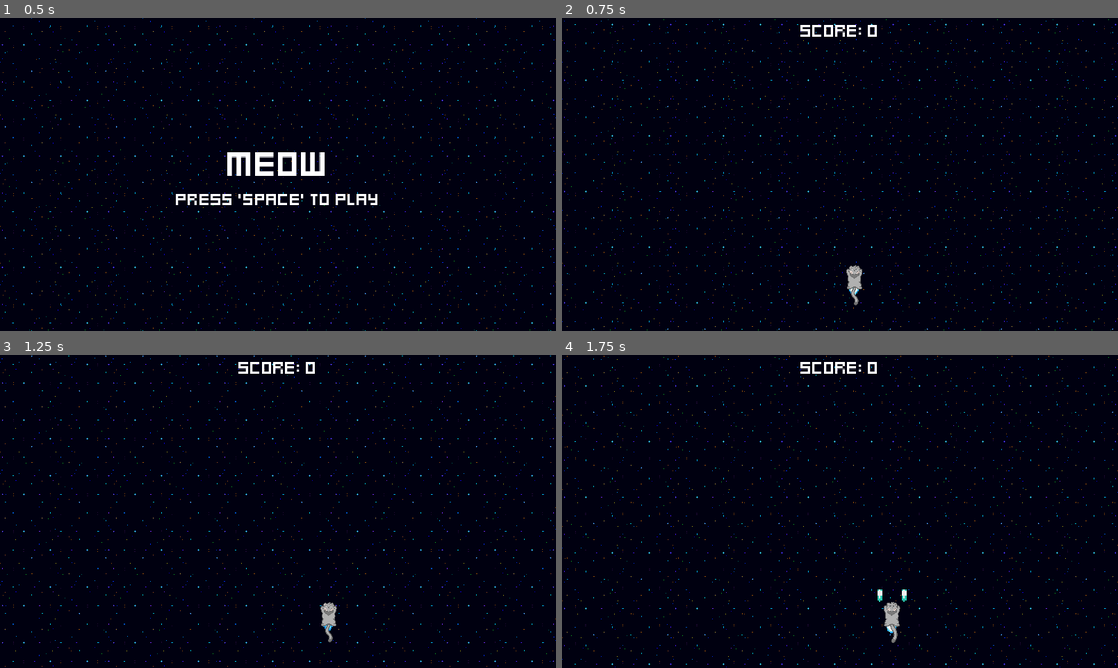
Above: before the commit, frames 1-4 (two rows, left to right).
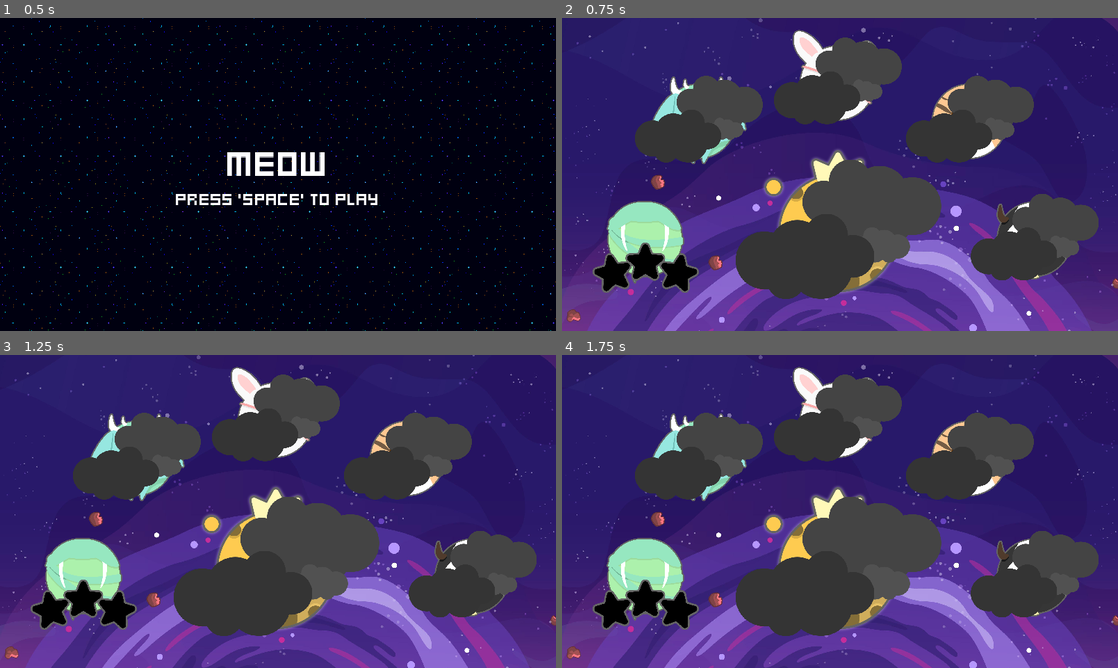
Above: after the commit, the same moments.

Repository: atomjin/2dRocket
Game: Godot game, scene res://menus/menu.tscn
The game is run twice, just before and just after one commit, with the same random seed, the same clock (stepped at 60 frames per second) and the same inputs.
Inputs (mouse positions are in pixels of both pictures, inside the frame that each line leads up to):
- Up to frame 1 (0.5 s): no input
- Up to frame 2 (0.75 s): tap Space at 0.5 s; move the mouse to (962, 158) at 0.52 s; hold Right (ui_right) from 0.53 s (still down); tap Enter (ui_accept) at 0.6 s; click (962, 158) at 0.67 s
- Up to frame 3 (1.25 s): keep holding Right (ui_right); tap Enter (ui_accept) at 0.77, 1.07 s
- Up to frame 4 (1.75 s): release Right (ui_right) at 1.25 s; drag from (728, 527) to (890, 614) at 1.27 s

Frame 1 is identical in both runs. In frame 2, 99% of the frame differs, in the area x 0-100%, y 0-100%; in frame 3, 99%; in frame 4, 99%.

Commit message:
-config stats component
-config stats component

Diff:
--- a/components/score_component.gd
+++ b/components/score_component.gd
@@ -7,8 +7,8 @@
 @export var game_stats: GameStats
 
 # Export the amount the score should be adjusted
-@export var adjust_amount = 5
-
+#@export var adjust_amount = 5
+@export var adjust_amount = int(randf_range(300, 500))
 # This is the function that we call to activate this component. By default it will
 # Use the adjust_amount when called but we could optionally pass in a different amount.
 func adjust_score(amount: int = adjust_amount):
--- a/menus/menu.gd
+++ b/menus/menu.gd
@@ -2,4 +2,4 @@
 
 func _process(delta: float) -> void:
 	if Input.is_action_just_pressed("ui_accept"):
-		get_tree().change_scene_to_file("res://world.tscn")
+		get_tree().change_scene_to_file("res://stage_selector.tscn")
--- a/pause_menu.gd
+++ b/pause_menu.gd
@@ -2,7 +2,6 @@
 
 
 @onready var world: Node2D = $".." as Node2D
-
 
 
 func _on_resume_pressed() -> void:
@@ -10,4 +9,16 @@
 
 
 func _on_quit_pressed() -> void:
-	get_tree().quit()
+	cleanup()
+	get_tree().change_scene_to_file("res://stage_selector.tscn")
+	world.queue_free()
+
+	#ship.queue_free()
+	#world.pauseMenu()
+
+func cleanup():
+	for child in get_children():
+		if child is Node:  # Ensure it's a Node
+			child.queue_free()  # Remove the child node from the scene
+
+	print("All nodes cleared from the current scene.")
--- a/player_ship/ship.tscn
+++ b/player_ship/ship.tscn
@@ -177,6 +177,7 @@
 scene = ExtResource("8_pm86s")
 
 [node name="FireRateTimer" type="Timer" parent="."]
+wait_time = 0.8
 autostart = true
 
 [node name="ScaleComponent" type="Node" parent="." node_paths=PackedStringArray("sprite")]
--- a/player_ship/ship_move_stats.tres
+++ b/player_ship/ship_move_stats.tres
@@ -4,4 +4,4 @@
 
 [resource]
 script = ExtResource("1_kucqh")
-speed = 250
+speed = 1000
--- a/projectile/laser.tscn
+++ b/projectile/laser.tscn
@@ -20,7 +20,7 @@
 [node name="MoveComponent" type="Node" parent="." node_paths=PackedStringArray("actor")]
 script = ExtResource("2_a21mu")
 actor = NodePath("..")
-velocity = Vector2(0, -175)
+velocity = Vector2(0, -5000)
 
 [node name="VisibleOnScreenNotifier2D" type="VisibleOnScreenNotifier2D" parent="."]
 position = Vector2(0, 1)
--- a/world.gd
+++ b/world.gd
@@ -4,25 +4,28 @@
 
 @onready var ship: Node2D = $Ship
 @onready var score_label: Label = $ScoreLabel
-@onready var world: Node2D = $"."
 @onready var pause_menu: Control = $PauseMenu
 
 var paused = false
+var current_score: int = 0  # Track the animated score
 
 func _ready() -> void:
-	update_score_label(game_stats.score)
-	game_stats.score_changed.connect(update_score_label)
+	update_score_label(game_stats.score)  # Initialize the score label
+	game_stats.score_changed.connect(animate_score)  # Connect score updates
 
 	ship.tree_exiting.connect(func():
-		await  get_tree().create_timer(1.0).timeout
+		await get_tree().create_timer(1.0).timeout
 		get_tree().change_scene_to_file("res://menus/game_over.tscn")
-		)
+	)
 
-func _process(delta):
+func _process(delta: float) -> void:
 	if Input.is_action_just_pressed("pause"):
-		pauseMenu()
+		pause_menu_toggle()
 
-func pauseMenu():
+	# Update the score label during animation
+	score_label.text = "Score: " + str(current_score)
+
+func pause_menu_toggle() -> void:
 	if paused:
 		pause_menu.hide()
 		Engine.time_scale = 1
@@ -30,7 +33,18 @@
 		pause_menu.show()
 		Engine.time_scale = 0
 
-	paused = !paused
+	paused = !paused  # Toggle pause state
 
-func update_score_label(new_score: int)->void:
-	score_label.text = "Score: " + str(new_score)
+# Animate the score smoothly using Tweener API
+func animate_score(new_score: int) -> void:
+	# Create a Tweener
+	var tween = get_tree().create_tween()
+
+	# Animate the 'current_score' property towards the new value
+	tween.tween_property(self, "current_score", new_score, 0.5)
+	tween.set_ease(Tween.EASE_OUT)  # Set easing after defining the tween
+
+# Update the score instantly if needed
+func update_score_label(new_score: int) -> void:
+	current_score = new_score
+	score_label.text = "Score: " + str(current_score)
